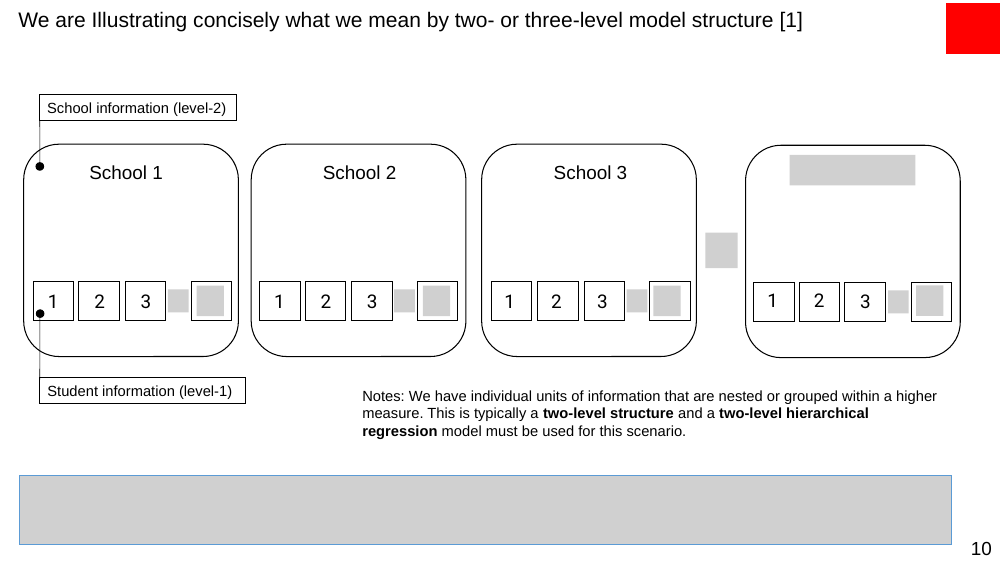
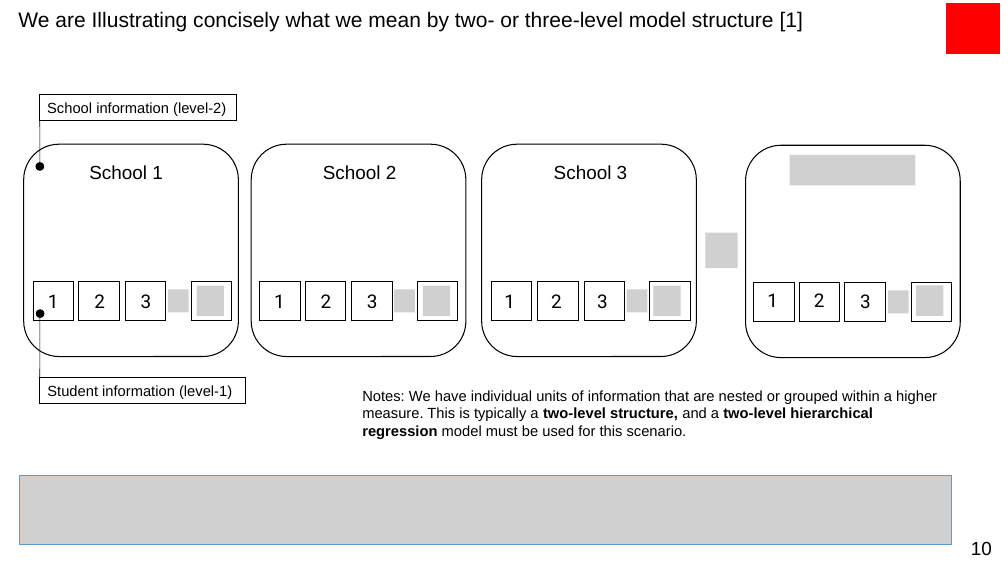
Before and after one commit to UCLPG-MSC-SGDS/GEOG0125, a slide deck: slide 10 of Lecture_notes_ppt/GEOG0125 Week 7 Lecture - Bayesian Hierarchical Models.pptx. Drawn at 1008x567 pixels with LibreOffice and Linux fonts; fonts in the diff are those of the drawing; grey boxes stand for pictures. Boxes give left, top, right and bottom in pixels: in the first picture for what was removed or moved away, otherwise in the second. Text is boxed around its words. In the diff, an @@ line names an element or a change of style, - is before the commit and + after.

```diff
--- a/Lecture_notes_ppt/GEOG0125 Week 7 Lecture - Bayesian Hierarchical Models.pptx
+++ b/Lecture_notes_ppt/GEOG0125 Week 7 Lecture - Bayesian Hierarchical Models.pptx
@@ text at (362, 390, 937, 439): text changed @@
-Notes: We have individual units of information that are nested or grouped within a higher measure. This is typically a two-level structure and a two-level hierarchical regression model must be used for this scenario.
+Notes: We have individual units of information that are nested or grouped within a higher measure. This is typically a two-level structure, and a two-level hierarchical regression model must be used for this scenario.
```
Also in this commit, not shown: 10 other slides changed, 5 slides added, 3 slides removed, 2 other files.
